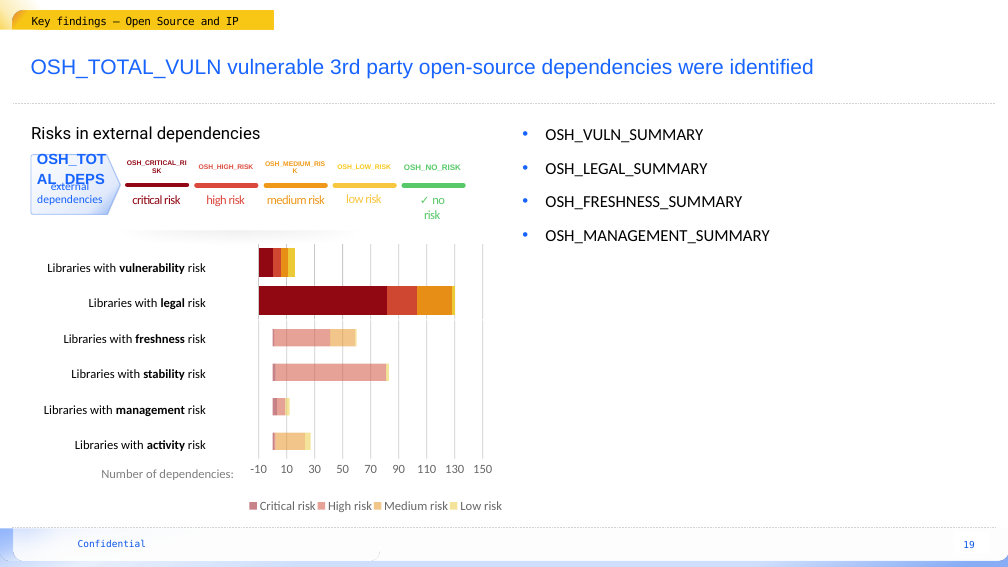
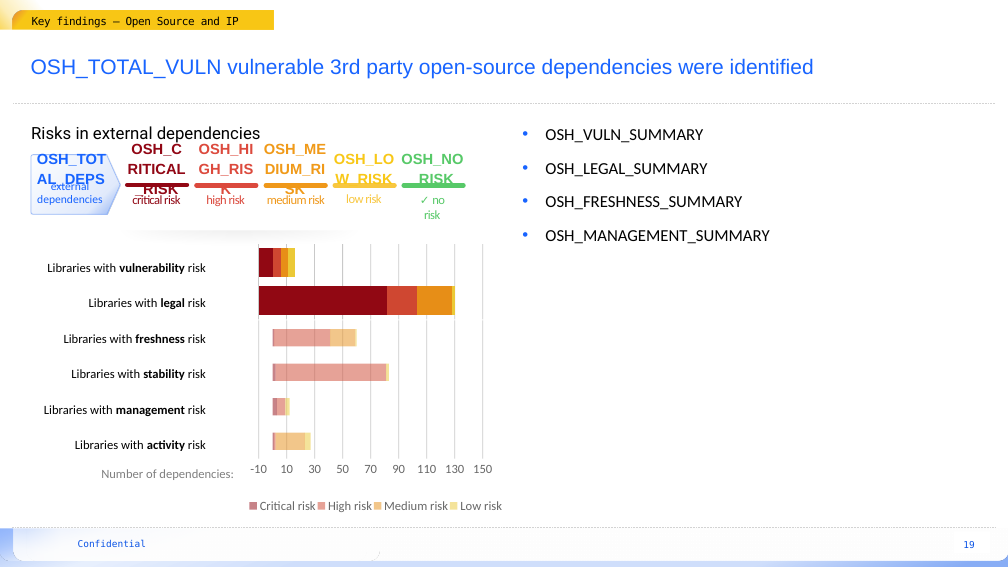
Before and after one commit to Sim007/sigrid-report-generator, a slide deck: slide 19 of src/report_generator/presets/templates/system-summary.pptx. Drawn at 1008x567 pixels with LibreOffice and Linux fonts; fonts in the diff are those of the drawing; background and template pictures are left out. Boxes give left, top, right and bottom in pixels: in the first picture for what was removed or moved away, otherwise in the second. Text is boxed around its words. In the diff, an @@ line names an element or a change of style, - is before the commit and + after.

Commit message:
Formatting

```diff
--- a/src/report_generator/presets/templates/system-summary.pptx
+++ b/src/report_generator/presets/templates/system-summary.pptx
@@ size 6.4 to 14 pt; line spacing 0.94 to 1.14 in 4 elements at (31,59,372,512), (384,129,703,510), (460,163,707,510), (37,154,316,510) @@
@@ text "OSH_NO_RISK" at (401,153,463,219): size 7.6 to 14 pt; line spacing 0.94 to 1.14 @@
```
